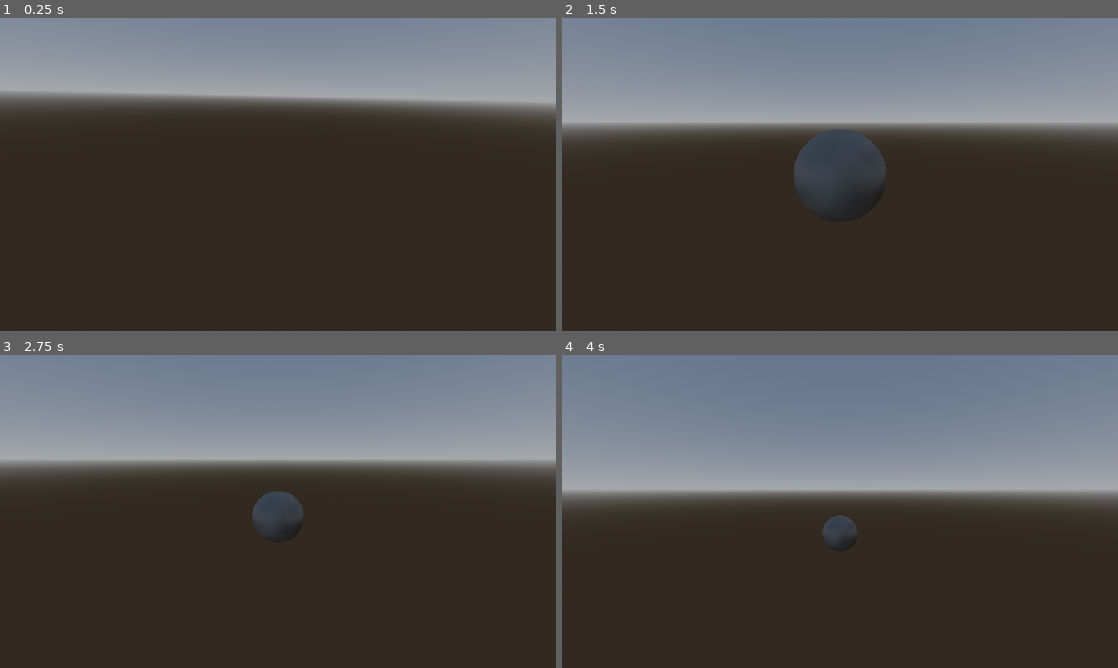
Above: before the commit, frames 1-4 (two rows, left to right).
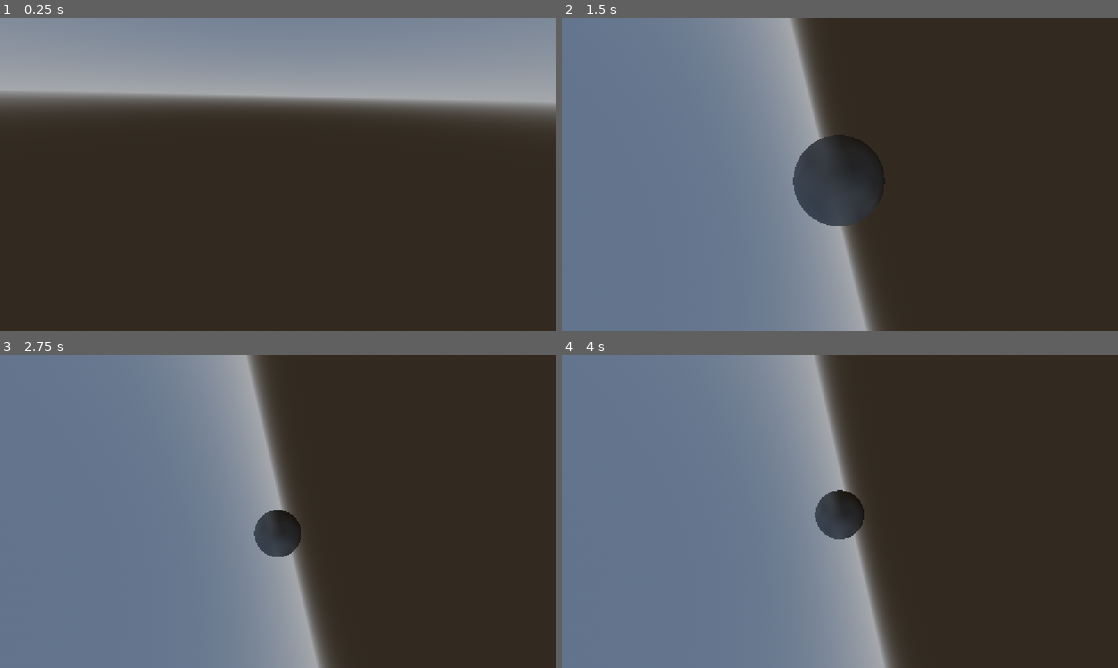
Above: after the commit, the same moments.

Repository: EJC300/Space-Template
Game: Godot game, scene res://scenes/test.tscn
Two runs of this game, one before a commit and one after it. Both use one fixed random seed, a clock stepped at 60 frames per second and the inputs below. The project has no main scene, so this scene is started directly.
Inputs (mouse positions are in pixels of both pictures, inside the frame that each line leads up to):
- Up to frame 1 (0.25 s): no input
- Up to frame 2 (1.5 s): move the mouse to (962, 158) at 0.52 s; hold E (roll_right) 0.53-1.28 s; tap X (raise) at 0.6 s; move the mouse to (728, 190) at 1.27 s; hold S (throttle_down) from 1.28 s (still down); tap Z (lower) at 1.35 s
- Up to frame 3 (2.75 s): tap X (raise) at 1.55, 2.1 s; move the mouse to (333, 442) at 2.02 s; release S (throttle_down) at 2.03 s; hold E (roll_right) from 2.03 s (still down)
- Up to frame 4 (4 s): tap Enter at 2.75 s; move the mouse to (812, 574) at 2.77 s; release E (roll_right) at 2.78 s; hold W (throttle_up) 2.78-3.53 s; tap X (raise) at 2.85, 3.8 s; move the mouse to (1006, 558) at 3.52 s; hold Q (roll_left) from 3.53 s (still down); tap Z (lower) at 3.6 s

The runs differ from the first frame. In frame 2, 63% of the frame differs, in the area x 0-100%, y 0-100%; in frame 3, 64%; in frame 4, 65%.

Commit message:
Script Composition

Diff:
--- a/space-flight-template/resources/test_ship.tres
+++ b/space-flight-template/resources/test_ship.tres
@@ -6,12 +6,16 @@
 script = ExtResource("1_tgrjw")
 ship_name = "BugaSphere"
 mass = 1.0
-thrust_forward = 400.0
-thrust_reverse = 30.0
+thrust_forward = 50.0
+thrust_reverse = 50.0
 thrust_strafe = 25.0
 thrust_vertical = 16.0
 thrust_roll = 4.0
+thrust_pitch = 1.0
 max_speed = 100.0
-drag_amount = 1.0
-max_angular_speed = 100.0
+max_reverse_speed = 5.0
+drag_amount = 0.01
+angular_drag_amount = 1.0
+max_maneuver_speed = 1.0
+max_angular_speed = 100.05
 metadata/_custom_type_script = "uid://d3lvlgcryj7ru"
--- a/space-flight-template/scenes/test.tscn
+++ b/space-flight-template/scenes/test.tscn
@@ -1,10 +1,10 @@
 [gd_scene format=3 uid="uid://c3o7dlogb703j"]
 
 [ext_resource type="Script" uid="uid://di16pcml4yljd" path="res://systems/chase_camera.gd" id="1_errlg"]
-[ext_resource type="Script" uid="uid://3uwgvboah2gj" path="res://ship_scripts/player_ship_controller.gd" id="1_j5jx5"]
+[ext_resource type="Script" uid="uid://cdlrouc5f3joo" path="res://space_ship_components/ship.gd" id="1_iyx0m"]
 [ext_resource type="Resource" uid="uid://d4aa31a4g3udi" path="res://resources/test_ship.tres" id="2_lpvoh"]
-[ext_resource type="Script" uid="uid://bmwpoy4vjkbre" path="res://space_ship_components/ship_controller.gd" id="3_at5dv"]
-[ext_resource type="Script" uid="uid://bwsu3f4setc7i" path="res://space_ship_components/add_axis_torque.gd" id="4_jcd4p"]
+[ext_resource type="PackedScene" uid="uid://c0gxbgepcmbvx" path="res://space_ship_components/scenes/ShipComponet.tscn" id="3_74lek"]
+[ext_resource type="PackedScene" uid="uid://dwlgl3be8hfg4" path="res://space_ship_components/scenes/PlayerInput.tscn" id="3_j5jx5"]
 
 [sub_resource type="SphereShape3D" id="SphereShape3D_g4v7s"]
 
@@ -21,12 +21,11 @@
 
 [node name="Test" type="Node3D" unique_id=1016042155]
 
-[node name="TestBugaSphere" type="RigidBody3D" parent="." unique_id=1627792062]
+[node name="TestBugaSphere" type="RigidBody3D" parent="." unique_id=1627792062 node_paths=PackedStringArray("input_component")]
 gravity_scale = 0.0
-script = ExtResource("1_j5jx5")
-data = ExtResource("2_lpvoh")
-radius = 40.0
-dead_zone = 4.0
+script = ExtResource("1_iyx0m")
+ship_data = ExtResource("2_lpvoh")
+input_component = NodePath("PlayerInput")
 
 [node name="CollisionShape3D" type="CollisionShape3D" parent="TestBugaSphere" unique_id=1438420750]
 shape = SubResource("SphereShape3D_g4v7s")
@@ -34,13 +33,12 @@
 [node name="MeshInstance3D" type="MeshInstance3D" parent="TestBugaSphere" unique_id=912983035]
 mesh = SubResource("SphereMesh_g4v7s")
 
-[node name="ShipControler" type="Node3D" parent="TestBugaSphere" unique_id=1065335695]
-script = ExtResource("3_at5dv")
-metadata/_custom_type_script = "uid://bmwpoy4vjkbre"
+[node name="ShipComponent" parent="TestBugaSphere" unique_id=974214820 instance=ExtResource("3_74lek")]
 
-[node name="ManeuveringThrust" type="Node3D" parent="TestBugaSphere" unique_id=1416347266]
-script = ExtResource("4_jcd4p")
-metadata/_custom_type_script = "uid://bwsu3f4setc7i"
+[node name="PlayerInput" parent="TestBugaSphere" unique_id=1295566102 node_paths=PackedStringArray("chase_camera") instance=ExtResource("3_j5jx5")]
+radius = 40.0
+dead_zone = 1.0
+chase_camera = NodePath("../../chase_camera")
 
 [node name="chase_camera" type="Camera3D" parent="." unique_id=891074309 node_paths=PackedStringArray("target")]
 transform = Transform3D(1, 0, 0, 0, 1, 0, 0, 0, 1, 0, 0, -0.91919863)
--- /dev/null
+++ b/space-flight-template/ship_scripts/InputComponent.gd
@@ -0,0 +1,13 @@
+extends Node3D
+
+class_name BaseInputComponent
+var thrust_axis : Vector3
+var radial_thrust_axis : Vector3
+
+#----------Player Thrust Input----------:
+func get_thrust_axis():
+	return thrust_axis
+func get_radial_thrust_axis():
+	return radial_thrust_axis
+func _process_input():
+	pass
--- a/space-flight-template/ship_scripts/player_ship_controller.gd
+++ b/space-flight-template/ship_scripts/player_input_component.gd
@@ -1,25 +1,9 @@
-extends RigidBody3D
-class_name PlayerShipController
-@export var data : ShipData
+extends BaseInputComponent
+class_name PlayerInputComponent
 @export var radius : float
 @export var dead_zone : float
-@onready var ship_controller_component = $ShipControler
-var thrust_axis : Vector3
-var radial_thrust_axis : Vector3
-var chase_camera : Camera3D
+@export var chase_camera : Camera3D
 
-
-func _ready() -> void:
-	linear_damp_mode = RigidBody3D.DAMP_MODE_REPLACE
-	angular_damp_mode = RigidBody3D.DAMP_MODE_REPLACE
-	linear_damp = 0.0
-	angular_damp = 0.0
-
-	if !chase_camera:
-		chase_camera = get_viewport().get_camera_3d()
-#-------Get Ship Data--------:
-func get_ship_data():
-	return data
 
 func get_chase_camera():
 	return chase_camera
@@ -57,11 +41,5 @@
 	radial_thrust_axis = radial_thrust_axis.normalized()
 	thrust_axis = thrust_axis.normalized()
 
-
-func _process(_delta: float) -> void:
+func _process_input():
 	set_input_axis()
-func _integrate_forces(state: PhysicsDirectBodyState3D) -> void:
-	var delta = Engine.get_physics_ticks_per_second()/36000.0
-	state.linear_velocity += global_basis * ship_controller_component.apply_thrust(get_thrust_axis(),get_ship_data()) * delta
-	state.linear_velocity = global_basis * ship_controller_component.limit_speed(state.linear_velocity,get_ship_data())
-	state.linear_velocity -= global_basis * ship_controller_component.auto_slow_down(thrust_axis,state.linear_velocity,get_ship_data()) * delta
--- a/space-flight-template/ship_scripts/ship_type.gd
+++ b/space-flight-template/ship_scripts/ship_type.gd
@@ -15,6 +15,11 @@
 @export var thrust_strafe : float
 @export var thrust_vertical : float
 @export var thrust_roll : float
+@export var thrust_pitch : float
+@export var thrust_yaw : float
 @export var max_speed : float
+@export var max_reverse_speed : float
 @export var drag_amount : float
+@export var angular_drag_amount : float
+@export var max_maneuver_speed : float
 @export var max_angular_speed : float
--- /dev/null
+++ b/space-flight-template/space_ship_components/scenes/PlayerInput.tscn
@@ -0,0 +1,7 @@
+[gd_scene format=3 uid="uid://dwlgl3be8hfg4"]
+
+[ext_resource type="Script" uid="uid://3uwgvboah2gj" path="res://ship_scripts/player_input_component.gd" id="1_hyqhi"]
+
+[node name="PlayerInput" type="Node3D" unique_id=1295566102]
+script = ExtResource("1_hyqhi")
+metadata/_custom_type_script = "uid://3uwgvboah2gj"
--- /dev/null
+++ b/space-flight-template/space_ship_components/scenes/ShipComponet.tscn
@@ -0,0 +1,7 @@
+[gd_scene format=3 uid="uid://c0gxbgepcmbvx"]
+
+[ext_resource type="Script" uid="uid://bmwpoy4vjkbre" path="res://space_ship_components/ship_controller.gd" id="1_37uc3"]
+
+[node name="ShipComponet" type="Node3D" unique_id=974214820]
+script = ExtResource("1_37uc3")
+metadata/_custom_type_script = "uid://bmwpoy4vjkbre"
--- /dev/null
+++ b/space-flight-template/space_ship_components/ship.gd
@@ -0,0 +1,10 @@
+extends RigidBody3D
+class_name Ship
+@export var ship_data : ShipData
+@onready var ship_controller_compoent  = $ShipComponent
+@export var input_component : BaseInputComponent
+func _physics_process(_delta: float) -> void:
+	input_component._process_input()
+func _integrate_forces(state: PhysicsDirectBodyState3D) -> void:
+
+	ship_controller_compoent.update_ship_physics_state(input_component.get_thrust_axis(),input_component.get_radial_thrust_axis(),state,ship_data)
--- a/space-flight-template/space_ship_components/ship_controller.gd
+++ b/space-flight-template/space_ship_components/ship_controller.gd
@@ -1,27 +1,69 @@
 extends Node3D
 
-class_name ship_controller
-func apply_thrust( thrust_input : Vector3, ship_data: ShipData):
-	var thrust_forward = thrust_input.z
-	var thrust_strafe = thrust_input.x * ship_data.thrust_strafe
-	var thrust_raise = thrust_input.y * ship_data.thrust_vertical
-	if thrust_input.z < 0.0:
-		thrust_forward = min(thrust_forward,-thrust_forward)* ship_data.thrust_forward;
-	else:
-		thrust_forward = max(thrust_forward,-thrust_forward) * ship_data.thrust_reverse;
-	var thrust = Vector3(thrust_strafe,thrust_raise,thrust_forward)
-	return thrust
-func limit_speed(ship_velocity : Vector3, ship_data: ShipData):
-	var speed = ship_velocity.length()
-	var brake_speed = speed - ship_data.max_speed
-	var thrust = ship_velocity
-	if speed > ship_data.max_speed:
-		thrust -= thrust.normalized() * brake_speed
-	return thrust
-func auto_slow_down(thrust_input : Vector3,ship_velocity : Vector3, ship_data: ShipData):
-	var speed = ship_velocity.length()
-	var speed_squared = speed * speed
-	var drag_force = ship_velocity.normalized() * ship_data.drag_amount *  speed_squared * 0.5
-	if thrust_input.length() < 1.0:
-		return drag_force
-	return Vector3.ZERO
+class_name ShipComponent
+var ship_thrust: Vector3
+var ship_steer : Vector3
+var final_limited_velocity : Vector3
+
+func update_ship_physics_state(thrust_input : Vector3,steer_input: Vector3,state : PhysicsDirectBodyState3D, ship_data: ShipData):
+	var delta = state.step
+	var global_rotation_quaternion = state.transform.basis.get_rotation_quaternion()
+	var inverse_rotation = global_rotation_quaternion.inverse()
+
+	var local_velocity = inverse_rotation * state.linear_velocity
+	var local_angular_velocity = inverse_rotation * state.angular_velocity
+
+	var speed_squard = pow(state.linear_velocity.length(),2)
+	var angular_speed_squard = pow(state.angular_velocity.length(),2)
+	var velocity_normalized = state.linear_velocity.normalized()
+	var angular_velocity_normalized = state.angular_velocity.normalized()
+	var velocity = state.transform.basis.inverse().get_rotation_quaternion()  * state.linear_velocity
+	#-----Acclerate with the thrust_input of course throttle
+	if thrust_input.z > 0.0:
+		ship_thrust.z = thrust_input.z  * ship_data.thrust_forward
+	#----Decelrate with the thrust_input
+	elif thrust_input.z < 0.0:
+		ship_thrust.z = thrust_input.z * ship_data.thrust_reverse
+
+	ship_thrust.y = thrust_input.y * ship_data.thrust_vertical
+	ship_thrust.x = thrust_input.x * ship_data.thrust_strafe
+
+	#----Arcade Style Drag To Slow Down
+	var space_drag = -velocity_normalized * 0.5 * speed_squard * ship_data.drag_amount
+	#----Arcade Torque Drag
+	var space_rotational_drag = -angular_velocity_normalized * 0.5 * angular_speed_squard * ship_data.angular_drag_amount
+
+
+
+	#-----Turn with steer
+	ship_steer += steer_input* delta
+	ship_steer.x *= ship_data.thrust_pitch
+	ship_steer.y *= ship_data.thrust_yaw
+	ship_steer.z *= ship_data.thrust_roll
+
+
+
+	#----Apply Velocity Directly To State
+
+	local_velocity += (ship_thrust + space_drag) * delta
+	local_angular_velocity += (ship_steer + space_rotational_drag) * delta
+
+
+	#----Apply Agnular Velocity Directly To State
+	state.angular_velocity = ship_steer + space_rotational_drag
+	state.angular_velocity = state.transform.basis.inverse().get_rotation_quaternion()  *state.angular_velocity
+
+		#-----Limit Speed at all axis
+	final_limited_velocity.z = clampf(velocity.z,-ship_data.max_reverse_speed,ship_data.max_speed)
+	final_limited_velocity.y = clampf(velocity.y,-ship_data.max_maneuver_speed,ship_data.max_maneuver_speed)
+	final_limited_velocity.x = clampf(velocity.x,-ship_data.max_maneuver_speed,ship_data.max_maneuver_speed)
+
+	local_velocity = lerp(local_velocity, final_limited_velocity, ship_data.thrust_reverse * delta)
+
+	#----Limit rotation Speed
+	if local_angular_velocity.length() > ship_data.max_angular_speed:
+		local_angular_velocity = local_angular_velocity.normalized() * ship_data.max_angular_speed
+
+	state.linear_velocity = global_rotation_quaternion * local_velocity
+	state.angular_velocity = global_rotation_quaternion * local_angular_velocity
+	print(state.linear_velocity)
Not shown, added: space-flight-template/ship_scripts/InputComponent.gd.uid
Renamed: space-flight-template/ship_scripts/player_ship_controller.gd.uid -> space-flight-template/ship_scripts/player_input_component.gd.uid
Not shown, added: space-flight-template/space_ship_components/ship.gd.uid
